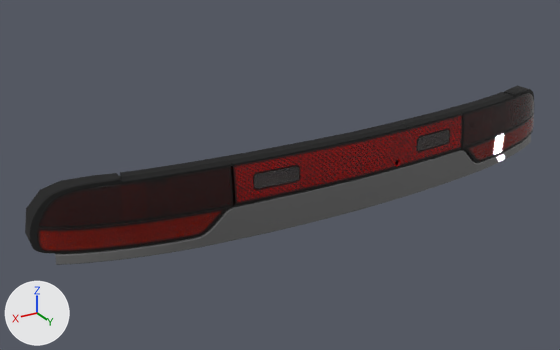
The glTF model content/cars/nissan_rs13/taillight_oem.glb, before and after one commit.
Before and after are seen from a 50 mm lens placed at (1.08, 3.615, 1.27), pointed at (0.133, 2.037, 0.481). The axes (+X, +Y, +Z) are drawn at lower left. The lights are the same throughout. Where no turn or scale is listed for an object, it has been applied to the vertices.

The scene before the commit, as lines of its bpy script (objects in view):
```python
mat_paint = bpy.data.materials.new('paint')
mat_paint.use_nodes = True; mat_paint.node_tree.nodes.clear()
_N = mat_paint.node_tree.nodes; _L = mat_paint.node_tree.links
n0 = _N.new('ShaderNodeBsdfPrincipled'); n0.name = 'Principled BSDF'
n0.inputs[1].default_value = 0.6  # 'Metallic'
n0.inputs[2].default_value = 0.0  # 'Roughness'
n1 = _N.new('ShaderNodeOutputMaterial'); n1.name = 'Material Output'
n2 = _N.new('ShaderNodeMix'); n2.name = 'Mix'
n2.data_type = 'RGBA'
n2.blend_type = 'MULTIPLY'
n2.inputs[0].default_value = 1.0  # 'Factor'
n2.inputs[7].default_value = (0.256, 0.256, 0.256, 1.0)  # 'B', grey #8a8a8a
n3 = _N.new('ShaderNodeVertexColor'); n3.name = 'Color Attribute'
_L.new(n0.outputs[0], n1.inputs[0])  # 'BSDF' to 'Surface'
_L.new(n2.outputs[2], n0.inputs[0])  # 'Result' to 'Base Color'
_L.new(n3.outputs[0], n2.inputs[6])  # 'Color' to 'A'
me_3_001 = bpy.data.meshes.new('3.001')
me_3_001.from_pydata(...)  # 1200 vertices, 2098 faces; spans x -0.78..0.78, y 2.05..2.21, z 0.44..0.61
me_3_001.materials.append(mat_plastic)
me_4 = bpy.data.meshes.new('4')
me_4.from_pydata(...)  # 668 vertices, 1210 faces; spans x -0.343..0.343, y 2.183..2.21, z 0.51..0.606
me_4.materials.append(mat_reflector)
me_toto = bpy.data.meshes.new('toto')
me_toto.from_pydata(...)  # 409 vertices, 726 faces; spans x -0.735..0.735, y 2.085..2.208, z 0.415..0.506
me_toto.materials.append(mat_paint)
ob_garnish = bpy.data.objects.new('garnish', me_toto)
ob_garnish.location = (0.0, 0.0, 0.0)
ob_plastic = bpy.data.objects.new('plastic', me_3_001)
ob_plastic.location = (0.0, 0.0, 0.0)
ob_reflector = bpy.data.objects.new('reflector', me_4)
ob_reflector.location = (0.0, 0.0, 0.0)
# also in view: 'glass_left' at (0.552, 2.129, 0.527); 'cover' at (0.0, 2.097, 0.529); 'reverse' at (0.0, 2.196, 0.557); 'glass_right' at (-0.552, 2.129, 0.527)
```
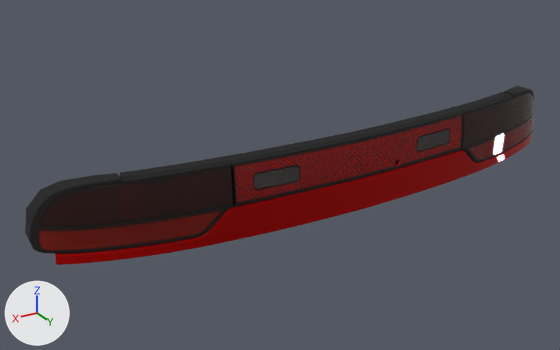
Boxes [x1, y1, x2, y2] around the edits, measured in the pictures (560 x 350 px):
'garnish', surface changed (grey to red)
    both: [55, 135, 531, 265]

Patch to the scene script:
```diff
--- a/content/cars/nissan_rs13/taillight_oem.glb.py
+++ b/content/cars/nissan_rs13/taillight_oem.glb.py
@@ mat_paint @@
 n2 = _N.new('ShaderNodeMix'); n2.name = 'Mix'
 n2.inputs[0].default_value = 1.0  # 'Factor'
-n2.inputs[7].default_value = (0.256, 0.256, 0.256, 1.0)  # 'B', grey #8a8a8a
+n2.inputs[7].default_value = (0.503, 0.0, 0.0, 1.0)  # 'B', red #bc0000
 n3 = _N.new('ShaderNodeVertexColor'); n3.name = 'Color Attribute'
```
